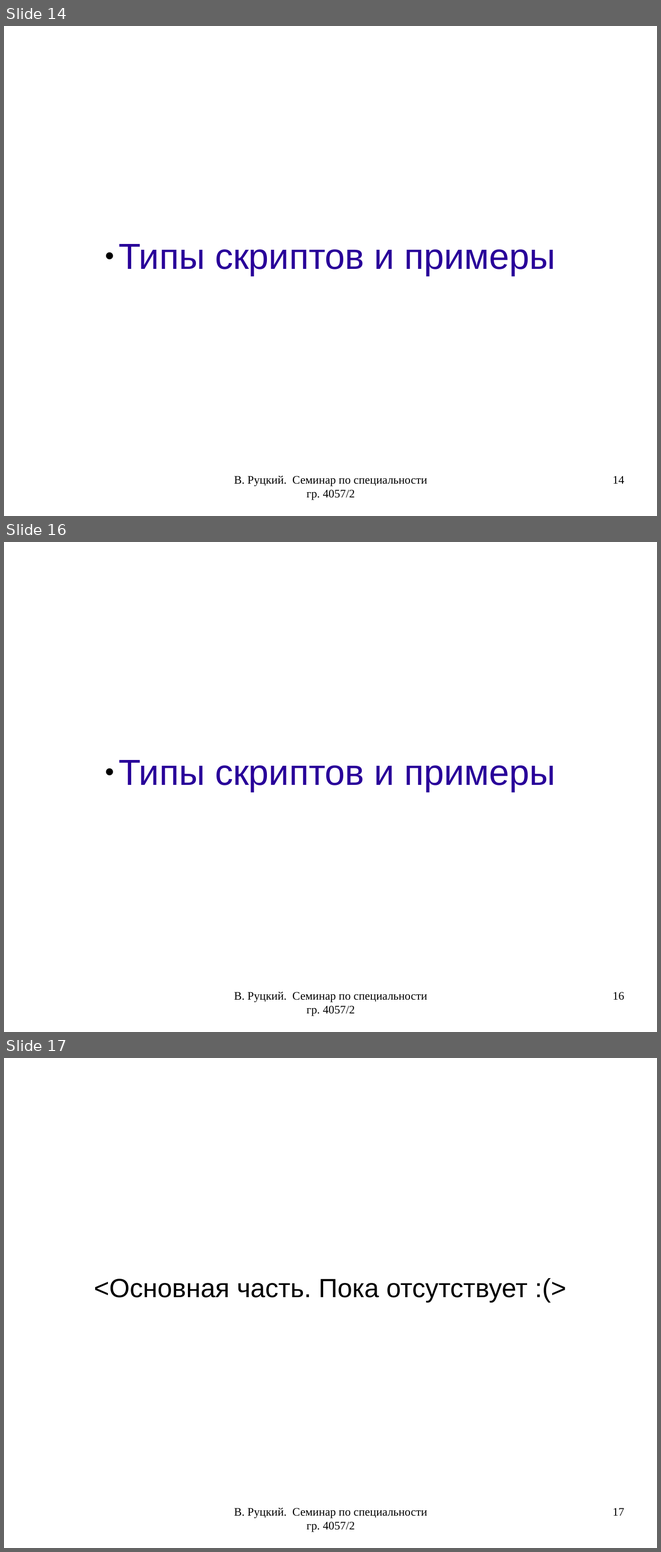
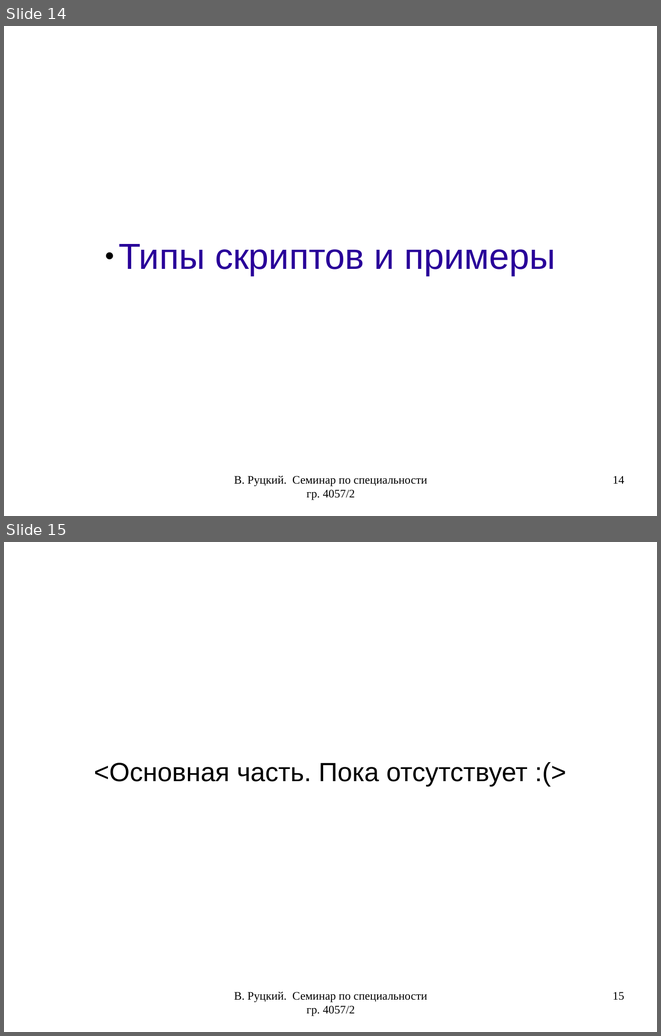
Before and after one commit to rutsky/semester07, a slide deck: Operation_systems/scripting_languages/40572_Rutsky_Scripting_languages.odp. Shown one above the other, each under a label of ours: slides 14, 16 and 17 before the commit, slides 14 and 15 after it; the slides between them are not shown. The pictures are 661x1552 and 661x1036 pixels, drawn with LibreOffice and Linux fonts; fonts in the diff are those of the drawing. Boxes give left, top, right and bottom in pixels: in the first picture for what was removed or moved away, otherwise in the second. Text is boxed around its words. In the diff, an @@ line names an element or a change of style, - is before the commit and + after.

```diff
--- a/Operation_systems/scripting_languages/40572_Rutsky_Scripting_languages.odp
+++ b/Operation_systems/scripting_languages/40572_Rutsky_Scripting_languages.odp
@@ slide 16 removed at [4,542,657,1032], background #FFFFFF @@
@@ subtitle removed at [118,760,556,792] @@
-● Типы скриптов и примеры
@@ text removed at [234,991,427,1016] @@
-В. Руцкий. Семинар по специальности гр. 4057/2
@@ page number removed at [612,991,624,1000] @@
-16
@@ what was slide 17 is now slide 15 @@
@@ page number at [612,991,624,1000]: text changed @@
-17
+15
```
Also in this commit, not shown: 1 other slide removed, 1 other file.
